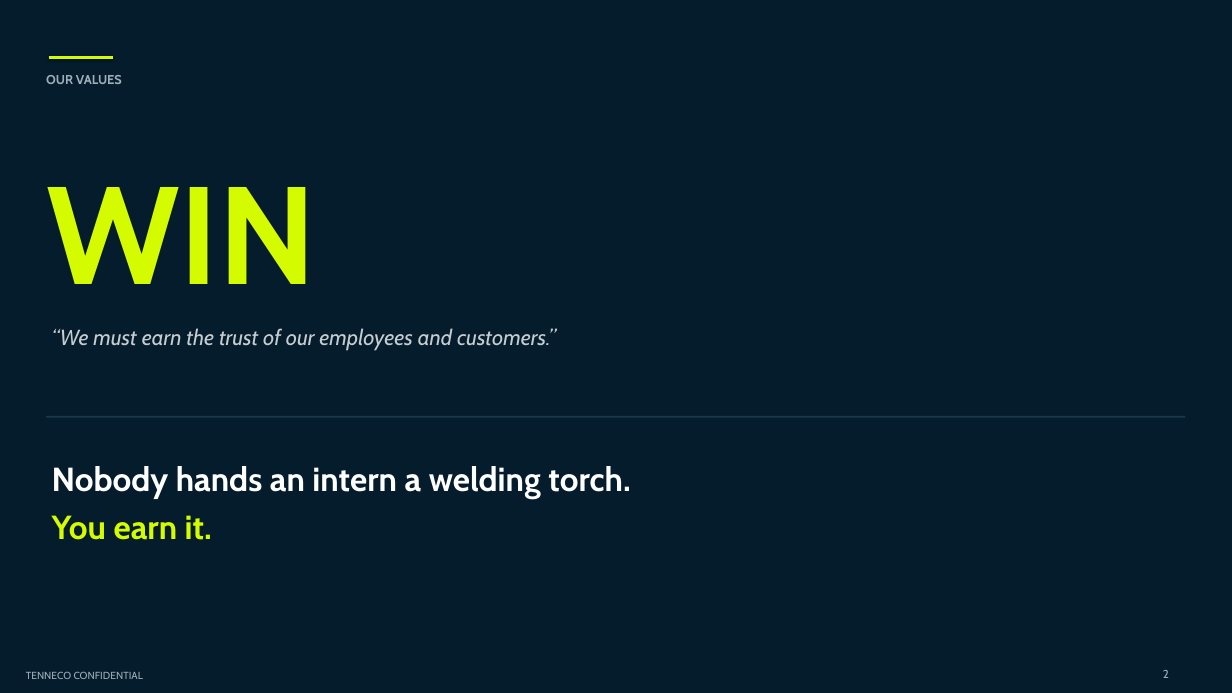
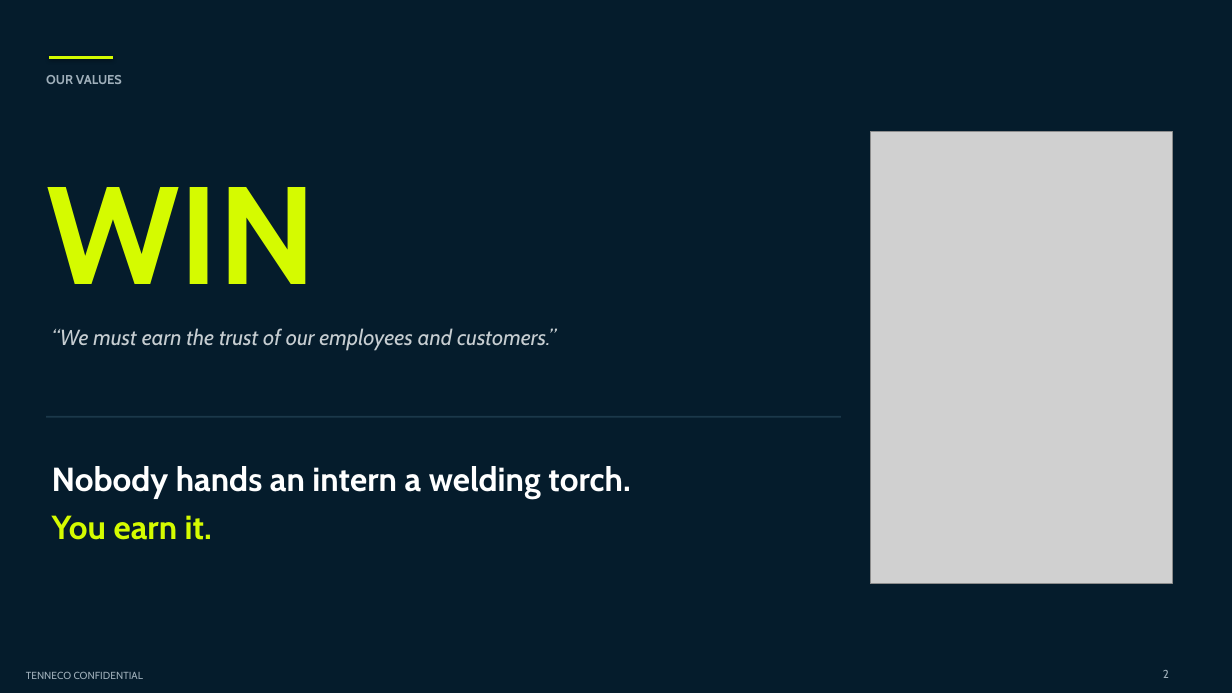
Before and after one commit to adaircarried/Claude-Design, a slide deck: slide 2 of presentations/Tenneco_Intern_Project_Diego_de_Leon.pptx. Drawn at 1232x693 pixels with LibreOffice and Linux fonts; fonts in the diff are those of the drawing; grey boxes stand for pictures; background and template pictures are left out. Boxes give left, top, right and bottom in pixels: in the first picture for what was removed or moved away, otherwise in the second. Text is boxed around its words. In the diff, an @@ line names an element or a change of style, - is before the commit and + after.

```diff
--- a/presentations/Tenneco_Intern_Project_Diego_de_Leon.pptx
+++ b/presentations/Tenneco_Intern_Project_Diego_de_Leon.pptx
@@ picture added at [871,131,1173,584] @@
@@ rectangle: place and size @@
-rectangle at [46,416,1186,418]
+rectangle at [46,416,841,418]
```
Also in this commit, not shown: 8 other slides changed, 2 slides added, 6 other files.
